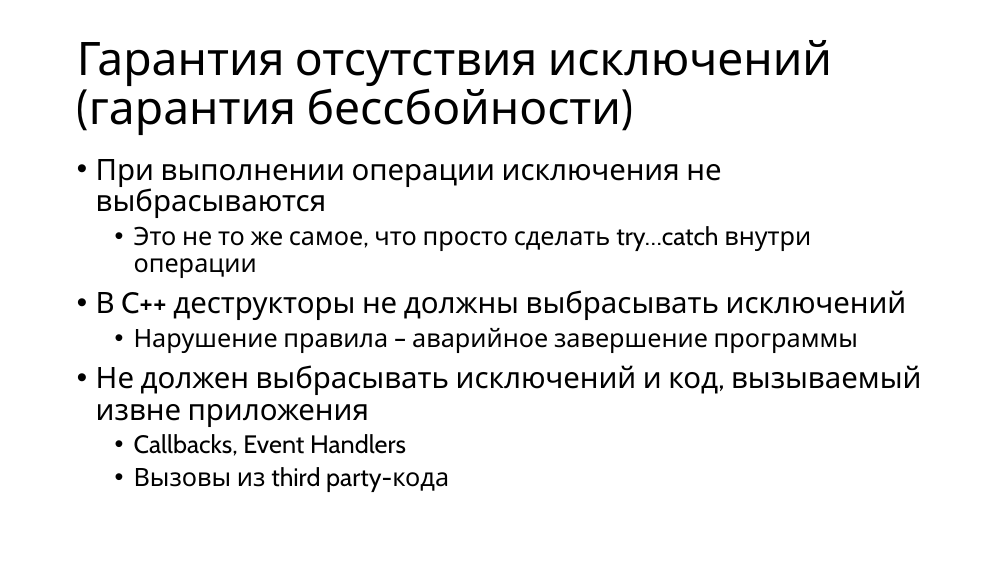
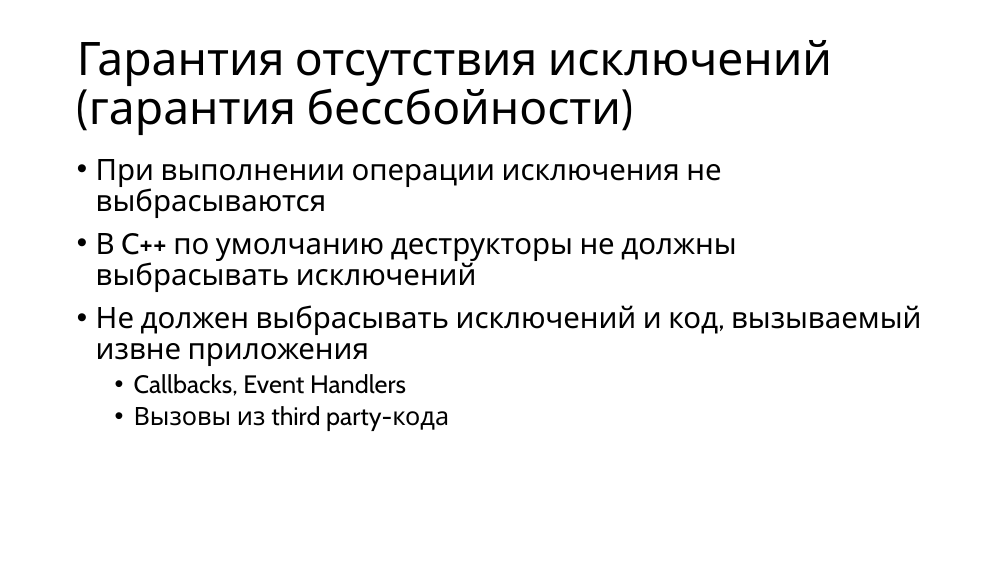
Before and after one commit to alexey-malov/oop, a slide deck: slide 45 of lectures/05/Обработка ошибок и исключительных ситуаций.pptx. Drawn at 1008x567 pixels with LibreOffice and Linux fonts; fonts in the diff are those of the drawing. Boxes give left, top, right and bottom in pixels: in the first picture for what was removed or moved away, otherwise in the second. Text is boxed around its words. In the diff, an @@ line names an element or a change of style, - is before the commit and + after.

Commit message:
Обновил лекцию по обработке исключений

```diff
--- a/lectures/05/Обработка ошибок и исключительных ситуаций.pptx
+++ b/lectures/05/Обработка ошибок и исключительных ситуаций.pptx
@@ text at (96, 233, 736, 292): text changed; size 24 to 28 pt @@
-  • Это не то же самое, что просто сделать try…catch внутри операции
-• В C++ деструкторы не должны выбрасывать исключений
-  • Нарушение правила – аварийное завершение программы
+• В C++ по умолчанию деструкторы не должны выбрасывать исключений
```
Also in this commit, not shown: 27 other slides changed.
